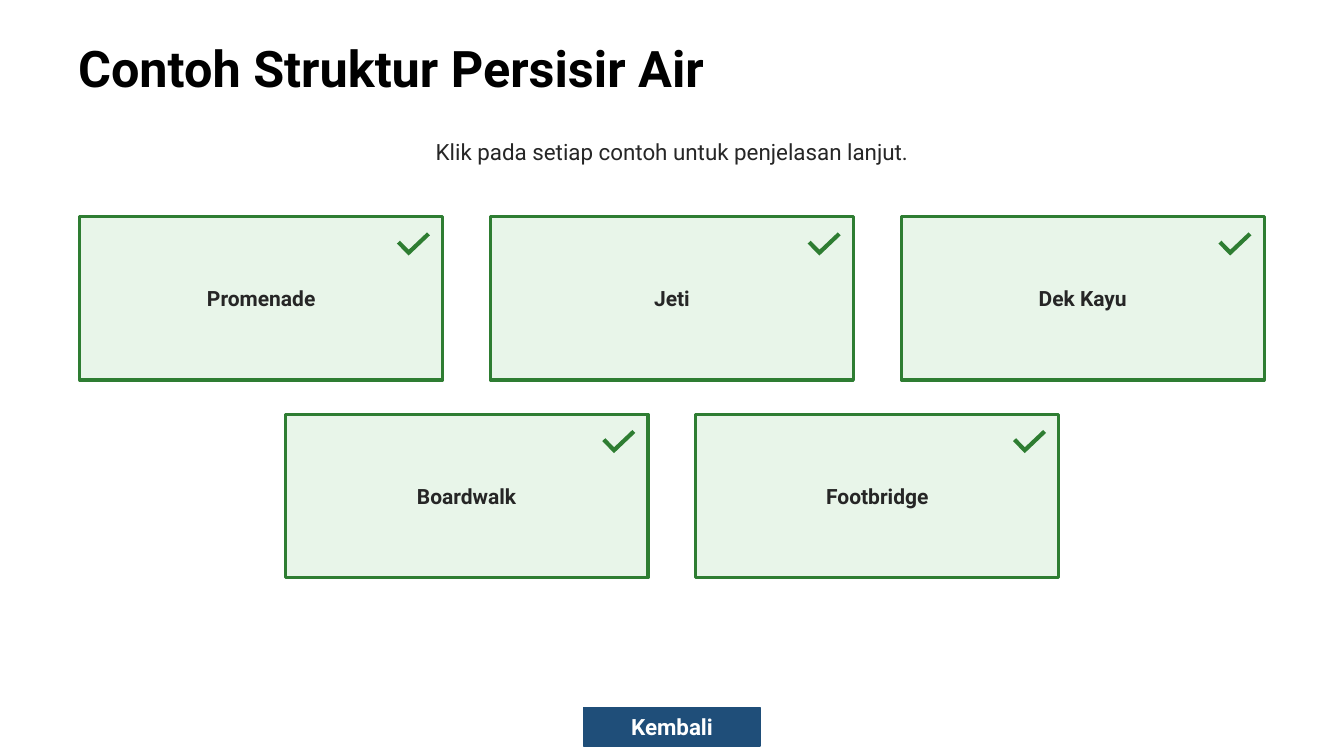
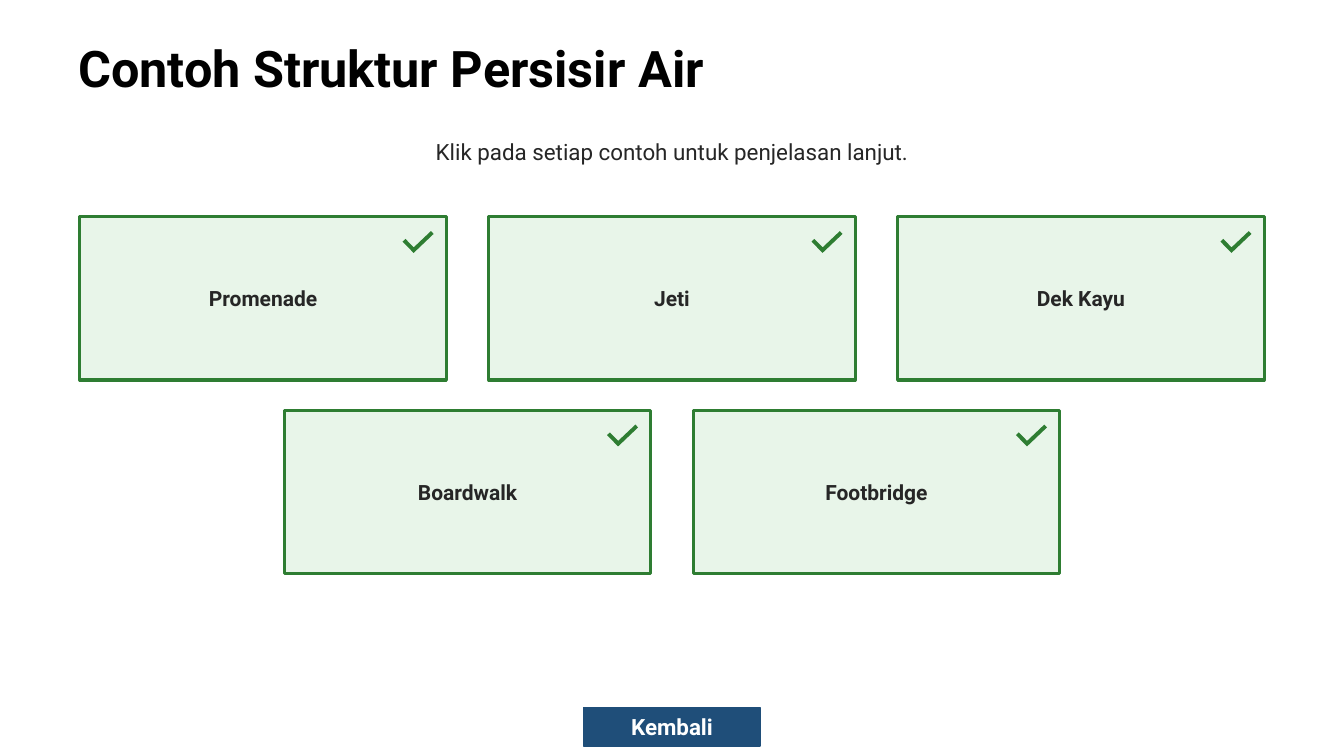
Before and after one commit to fidos777/slide-interaction-layer, a slide deck: slide 12 of reviews/source-completion/K5PL06T03B02_v0_4_THREE_FAMILY_PROOF.pptx. Drawn at 1344x756 pixels with LibreOffice and Linux fonts; fonts in the diff are those of the drawing. Boxes give left, top, right and bottom in pixels: in the first picture for what was removed or moved away, otherwise in the second. Text is boxed around its words. In the diff, an @@ line names an element or a change of style, - is before the commit and + after.

```diff
--- a/reviews/source-completion/K5PL06T03B02_v0_4_THREE_FAMILY_PROOF.pptx
+++ b/reviews/source-completion/K5PL06T03B02_v0_4_THREE_FAMILY_PROOF.pptx
@@ rectangle "Promenade": place and size @@
-rectangle "Promenade" at (80, 217, 443, 380)
+rectangle "Promenade" at (80, 217, 447, 380)
@@ freeform shape: place and size @@
-freeform shape at (396, 227, 431, 261)
+freeform shape at (402, 226, 435, 258)
@@ freeform shape at (811, 226, 843, 258): outline redrawn @@
@@ rectangle "Dek Kayu": place and size @@
-rectangle "Dek Kayu" at (901, 217, 1264, 380)
+rectangle "Dek Kayu" at (897, 217, 1264, 380)
@@ freeform shape at (1220, 226, 1252, 258): outline redrawn @@
@@ rectangle "Boardwalk": place and size @@
-rectangle "Boardwalk" at (285, 414, 648, 578)
+rectangle "Boardwalk" at (284, 410, 651, 574)
@@ freeform shape: place and size @@
-freeform shape at (602, 424, 636, 459)
+freeform shape at (607, 419, 639, 452)
@@ rectangle "Footbridge": place and size @@
-rectangle "Footbridge" at (696, 414, 1059, 578)
+rectangle "Footbridge" at (694, 410, 1061, 574)
@@ freeform shape: place and size @@
-freeform shape at (1012, 424, 1047, 459)
+freeform shape at (1015, 419, 1048, 452)
```
Also in this commit, not shown: 15 other slides changed, 14 other files.
